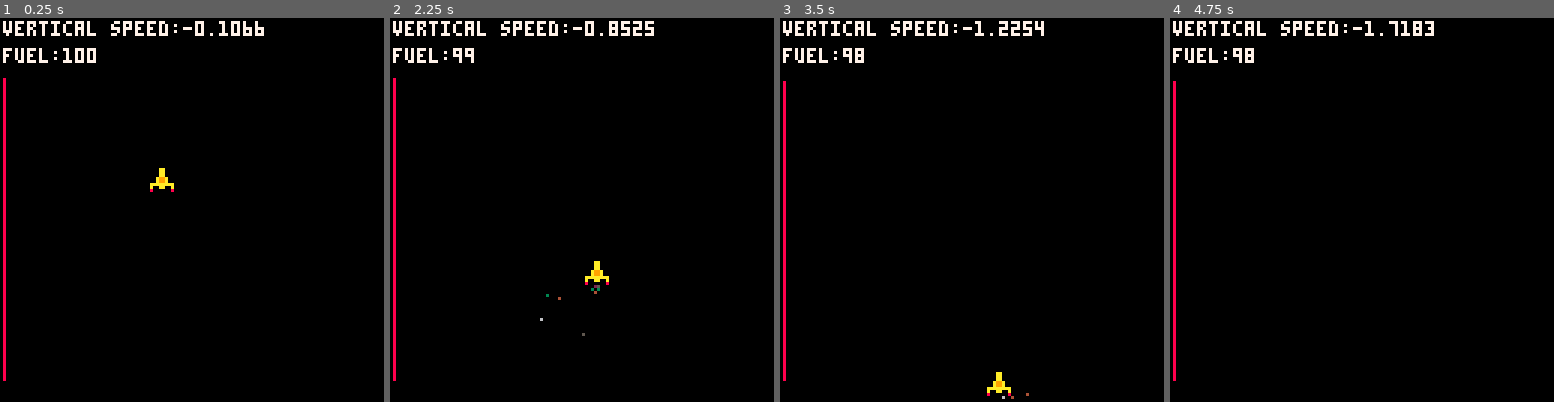
Above: before the commit, frames 1-4 (left to right).
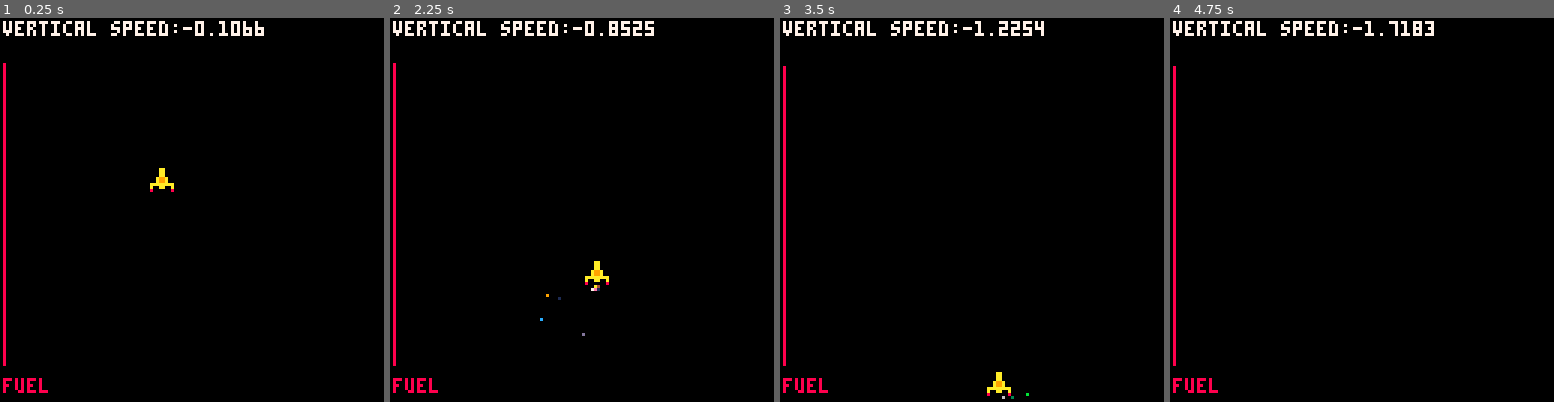
Above: after the commit, the same moments.

Repository: Plectre/particles
Game: PICO-8 cartridge particles.p8
Two runs of this game, one before a commit and one after it. Both use one fixed random seed, a clock stepped at 60 frames per second and the inputs below.
Inputs:
- Up to frame 1 (0.25 s): no input
- Up to frame 2 (2.25 s): tap O (Z key) at 0.7, 1.7, 2.1 s; hold Right 1.6-2.1 s; hold Up from 2.15 s (still down)
- Up to frame 3 (3.5 s): release Up at 2.42 s; hold Right 2.47-3.03 s; tap O (Z key) at 2.5, 2.9, 3.3 s; hold Left from 3.08 s (still down)
- Up to frame 4 (4.75 s): release Left at 3.58 s; hold Down 3.63-3.97 s; tap O (Z key) at 3.7, 4.1, 4.5 s; hold Right 4.02-4.68 s; hold Up from 4.73 s (still down)

The runs differ from the first frame. In frame 1, 0.7% of the frame differs, in the area x 0-25%, y 7-98%; in frame 2, 0.7%; in frame 3, 0.6%; in frame 4, 0.6%.

Commit message:
title fuel

Diff:
--- a/particles.p8
+++ b/particles.p8
@@ -34,7 +34,7 @@
 		part.x = p.x + 4
 		part.y = p.y + 8
 		part.life = flr(rnd(2))
-		part.c = flr(rnd(7))
+		part.c = flr(rnd(18))
 		part.dx = rnd(1)-0.5
 		part.dy = rnd(1)+1
 		add(particles,part)
@@ -115,7 +115,7 @@
 end
 
 function hud()
-	line(1,120,1,(120-fuel)+(fuel-p.fuel),8)
+	line(1,115,1,(115-fuel)+(fuel-p.fuel),8)
 end
 
 function draw_player()
@@ -126,7 +126,7 @@
 function _draw()
 	cls()
 	print("vertical speed:"..(p.vy*-1),1,1,7)
-	print("fuel:"..flr(p.fuel),1,10,7)
+	print("fuel",1,120,8)
 	draw_particles()
 	draw_player()
 	hud()
